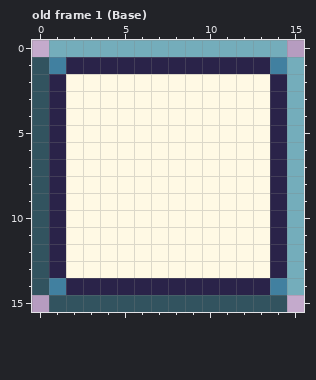
One commit to this pixel-art file: tex/PowerupBase.aseprite. Above is the file before it was changed.
16x16 pixels, 6 frames. Shown: old frame 1 (Base). The commit also changed other frames, which this record leaves out.
The result:
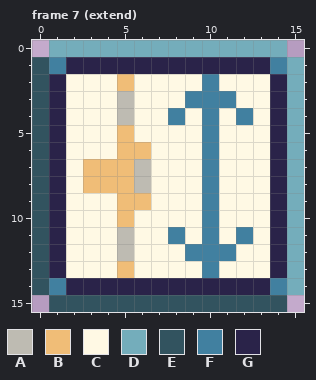
Palette (. is transparent): A #bebbb2  B #f0bd77  C #fff9e4  D #74adbb  E #32535f  F #4180a0  G #2a2349
A new or re-ordered frame is compared with the old frame closest to it.
Commit message: extend and gun powerups
The edit:
frames 6 -> 11
Frame 7 (extend) is new; against old frame 1 (Base), layer "Layer 1":
y 2: x 5 C -> B; x 10 C -> F
y 3: x 5 C -> A; x 9..11 CCC -> FFF
y 4: x 5 C -> A; x 8 C -> F; x 10 C -> F; x 12 C -> F
y 5: x 5 C -> B; x 10 C -> F
y 6: x 5..6 CC -> BB; x 10 C -> F
y 7..8: x 3..6 CCCC -> BBBA; x 10 C -> F
y 9: x 5..6 CC -> BB; x 10 C -> F
y 10: x 5 C -> B; x 10 C -> F
y 11: x 5 C -> A; x 8 C -> F; x 10 C -> F; x 12 C -> F
y 12: x 5 C -> A; x 9..11 CCC -> FFF
y 13: x 5 C -> B; x 10 C -> F
